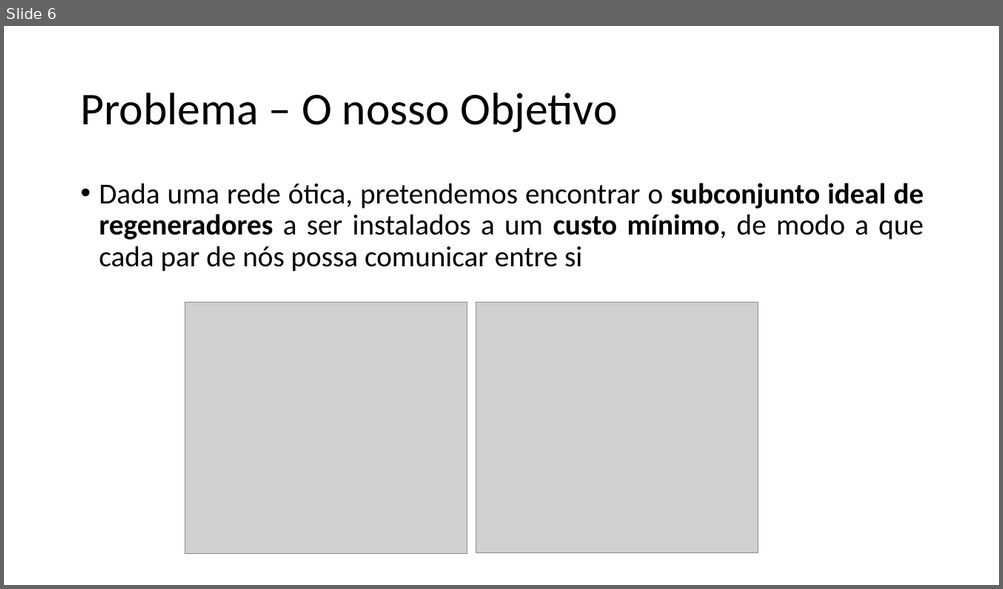
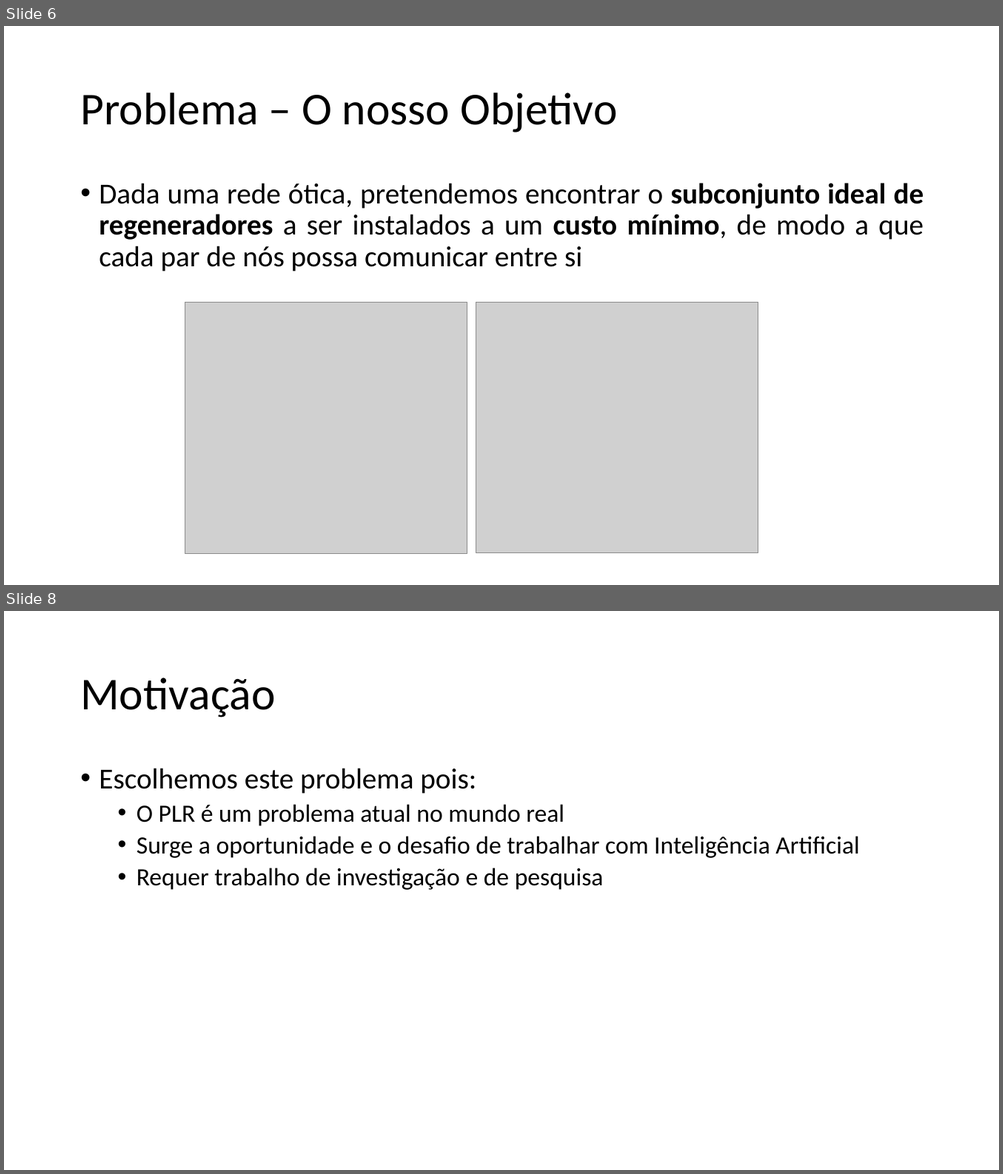
Before and after one commit to xQsme/RLP_Qt, a slide deck: powerpoint_defesa.pptx. Shown one above the other, each under a label of ours: slide 6 before the commit, slides 6 and 8 after it; the slides between them are not shown. The pictures are 1003x589 and 1003x1174 pixels, drawn with LibreOffice and Linux fonts; fonts in the diff are those of the drawing; grey boxes stand for pictures. Boxes give left, top, right and bottom in pixels: in the first picture for what was removed or moved away, otherwise in the second. Text is boxed around its words. In the diff, an @@ line names an element or a change of style, - is before the commit and + after.

```diff
--- a/powerpoint_defesa.pptx
+++ b/powerpoint_defesa.pptx
@@ slide 8 added at box(4, 611, 999, 1170), background #FFFFFF @@
@@ title added at box(80, 678, 275, 718), 44 pt, text #000000 @@
+Motivação
@@ text added at box(99, 768, 859, 890), 24 pt, text #000000 @@
+• Escolhemos este problema pois:
+  • O PLR é um problema atual no mundo real
+  • Surge a oportunidade e o desafio de trabalhar com Inteligência Artificial
+  • Requer trabalho de investigação e de pesquisa
```
Also in this commit, not shown: 4 slides changed, 1 other slide added, 1 slide removed.
